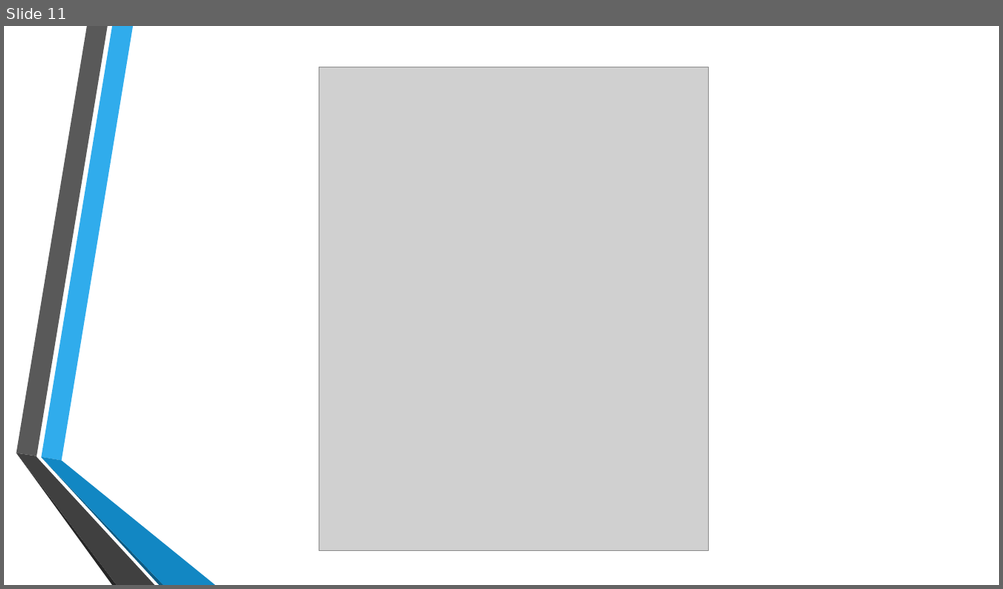
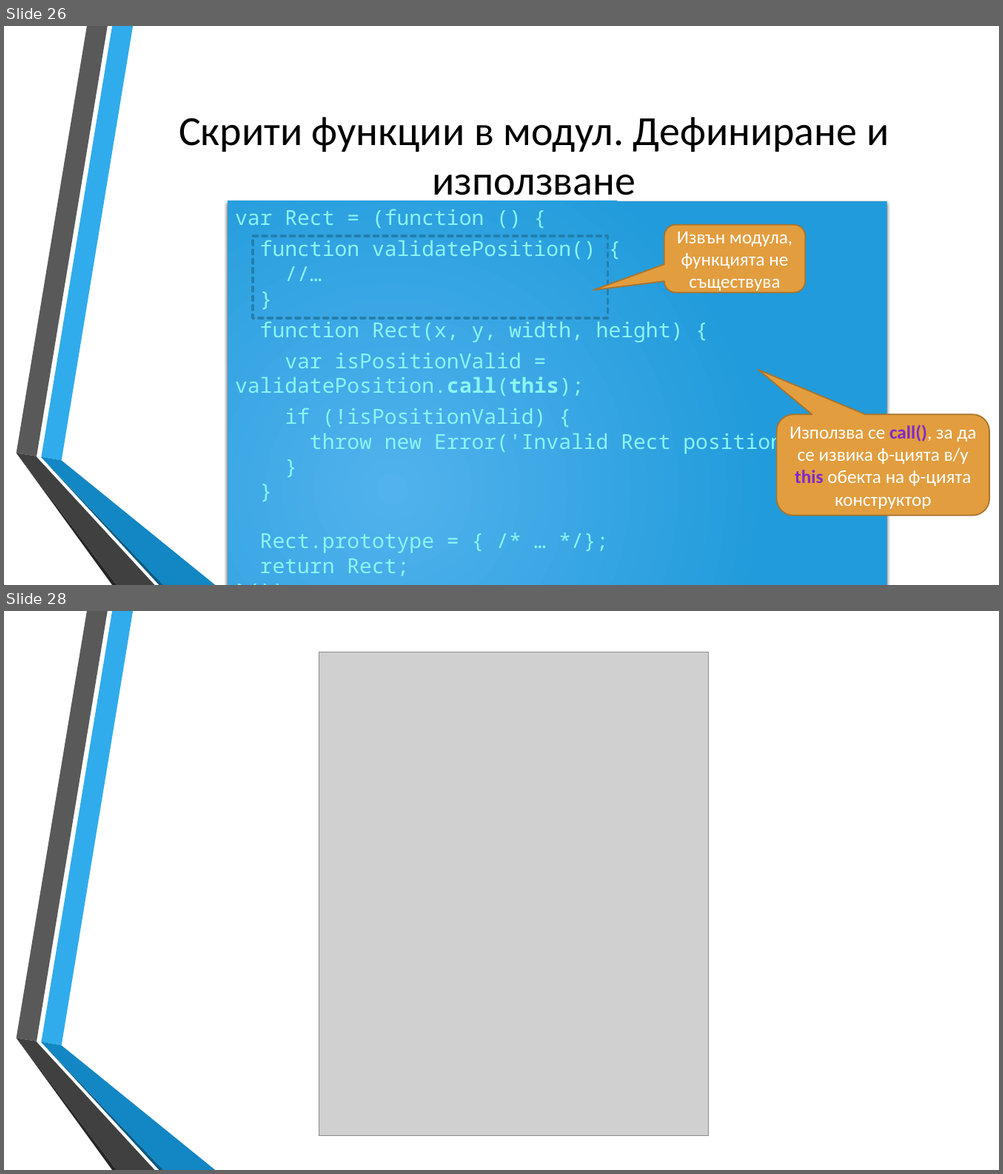
Before and after one commit to dnmitev/IT-Academy, a slide deck: JS Fundamentals/8.OOP/JS-OOP.pptx. Shown one above the other, each under a label of ours: slide 11 before the commit, slides 26 and 28 after it; the slides between them are not shown. The pictures are 1003x589 and 1003x1174 pixels, drawn with LibreOffice and Linux fonts; fonts in the diff are those of the drawing; grey boxes stand for pictures; background and template pictures are left out. Boxes give left, top, right and bottom in pixels: in the first picture for what was removed or moved away, otherwise in the second. Text is boxed around its words. In the diff, an @@ line names an element or a change of style, - is before the commit and + after.

```diff
--- a/JS Fundamentals/8.OOP/JS-OOP.pptx
+++ b/JS Fundamentals/8.OOP/JS-OOP.pptx
@@ slide 26 added at (4, 26, 999, 585), background picture (left out); not listed: 6 template elements that a slide beside it also shows @@
@@ title added at (179, 117, 888, 204), 40 pt, text #000000 @@
+Скрити функции в модул. Дефиниране и използване
@@ rectangle added at (227, 201, 887, 585), fill gradient #51B3ED to #219CDB, 20 pt, text #8CF4F2 @@
+var Rect = (function () {
+function validatePosition() {
+//…
+}
+function Rect(x, y, width, height) {
+var isPositionValid = validatePosition.call(this);
+if (!isPositionValid) {
+throw new Error('Invalid Rect position');
+}
+}
+Rect.prototype = { /* … */};
+return Rect;
+}());
@@ rounded speech box added at (664, 225, 805, 293), fill #E29D3E, outline #A7742E 1.25 pt, 18 pt, text #FFFFFF @@
+Извън модула, функцията не съществува
@@ rectangle added at (253, 236, 608, 318), outline #247FAF 2.25 pt dashed @@
@@ rounded speech box added at (777, 414, 989, 515), fill #E29D3E, outline #A7742E 1.25 pt, 18 pt, text #FFFFFF @@
+Използва се call(), за да се извика ф-цията в/у this обекта на ф-цията конструктор
@@ what was slide 11 is now slide 28 @@
```
Also in this commit, not shown: 1 slide changed, 18 other slides added, 2 slides removed, 7 other files.
